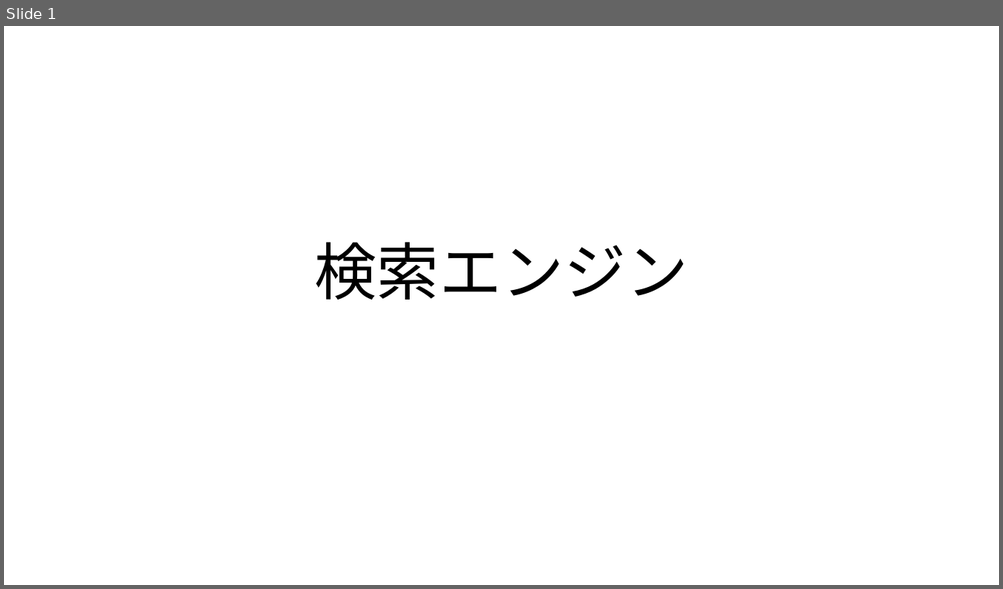
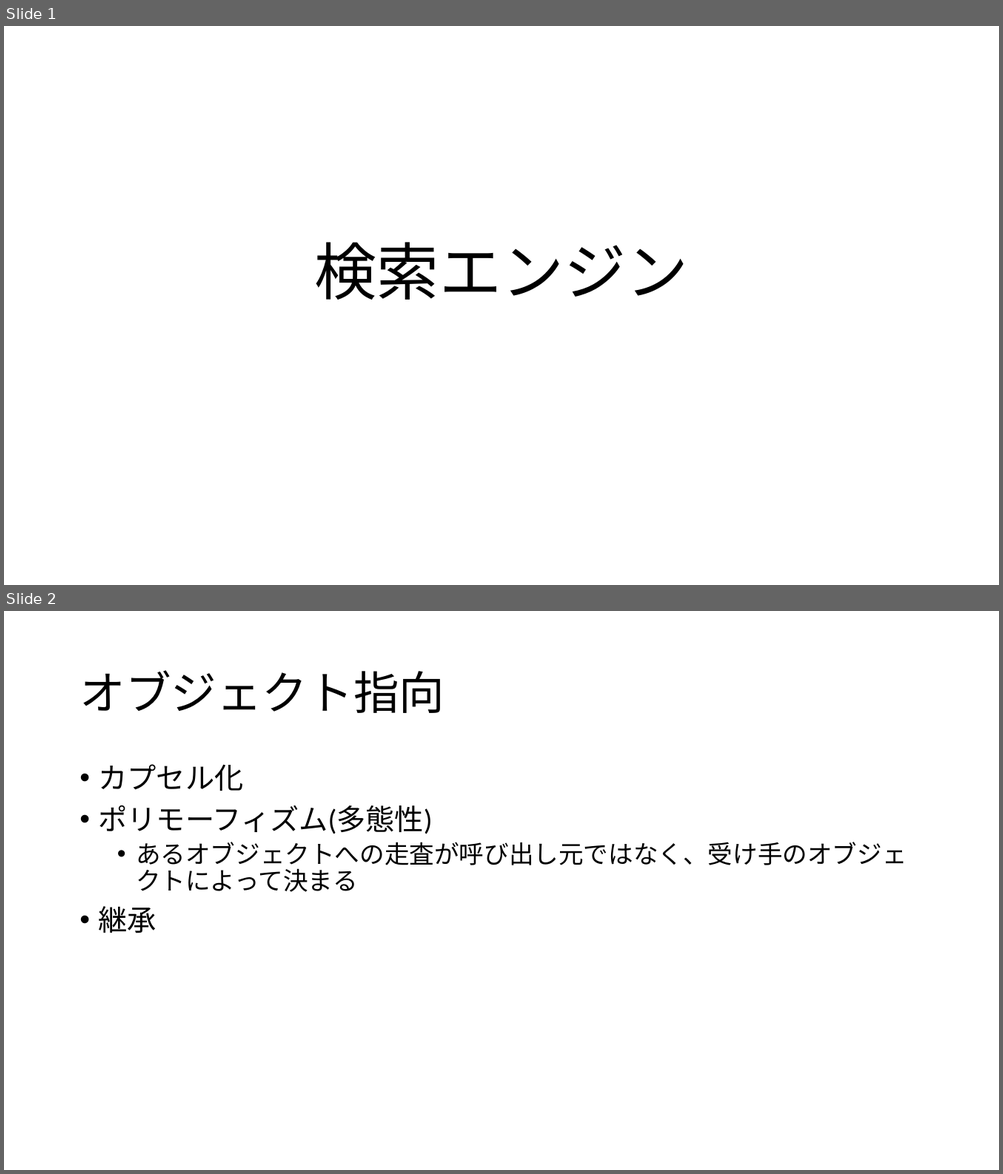
Before and after one commit to unokun/SearchEngine, a slide deck: doc/検索エンジン.pptx. Shown one above the other, each under a label of ours: slide 1 before the commit, slides 1 and 2 after it. The pictures are 1003x589 and 1003x1174 pixels, drawn with LibreOffice and Linux fonts; fonts in the diff are those of the drawing. Boxes give left, top, right and bottom in pixels: in the first picture for what was removed or moved away, otherwise in the second. Text is boxed around its words. In the diff, an @@ line names an element or a change of style, - is before the commit and + after.

```diff
--- a/doc/検索エンジン.pptx
+++ b/doc/検索エンジン.pptx
@@ slide 2 added at (4, 611, 999, 1170), background #FFFFFF @@
@@ title added at (79, 670, 444, 713), 44 pt, text #000000 @@
+オブジェクト指向
@@ text added at (99, 764, 907, 934), 24 pt, text #000000 @@
+• カプセル化
+• ポリモーフィズム(多態性)
+  • あるオブジェクトへの走査が呼び出し元ではなく、受け手のオブジェクトによって決まる
+• 継承
```
Also in this commit, not shown: 1 slide changed, 4 other slides added, 1 other file.
